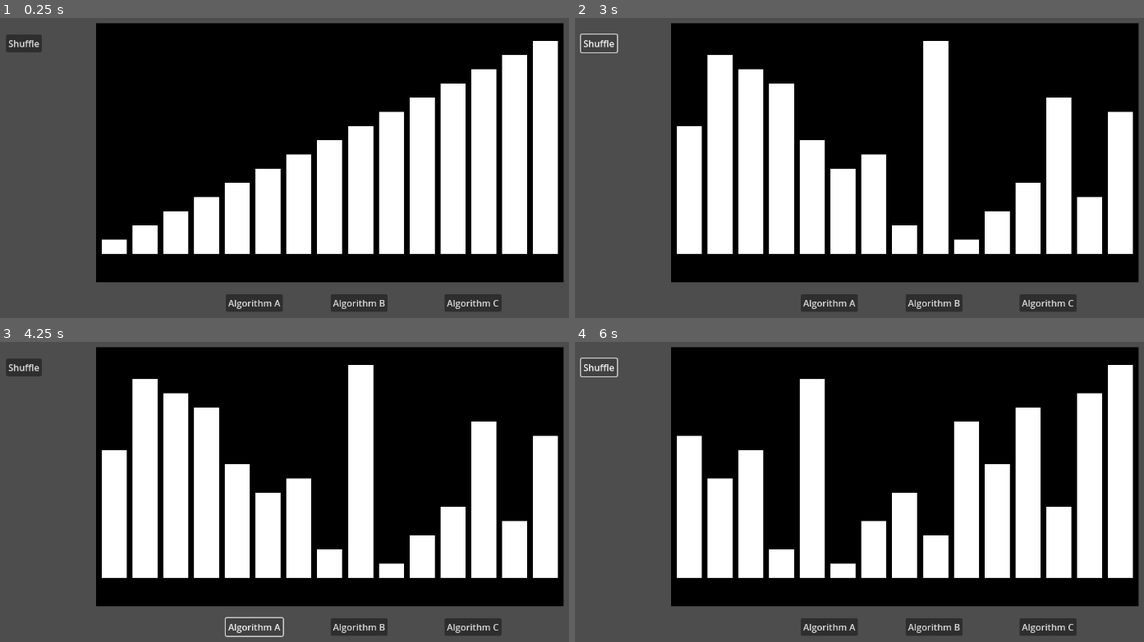
Above: before the commit, frames 1-4 (two rows, left to right).
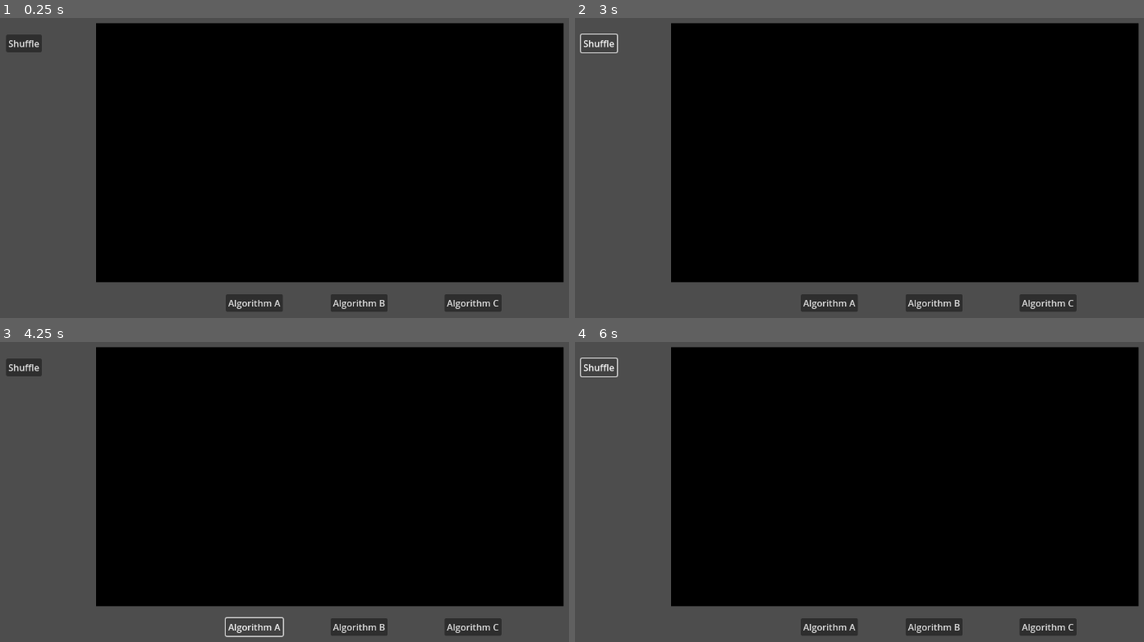
Above: after the commit, the same moments.

Repository: jematson/CS471ChappellChase
Game: Godot game, scene res://scenes/level.tscn
Two runs of this game, one before a commit and one after it. Both use one fixed random seed, a clock stepped at 60 frames per second and the inputs below.
Inputs:
- Up to frame 1 (0.25 s): no input
- Up to frame 2 (3 s): click "Algorithm A" at 0.5 s; click "Algorithm B" at 1.25 s; click "Algorithm C" at 2 s; click "Shuffle" at 2.75 s
- Up to frame 3 (4.25 s): click "Algorithm A" at 3.5 s
- Up to frame 4 (6 s): click "Algorithm B" at 4.25 s; click "Algorithm C" at 5 s; click "Shuffle" at 5.75 s

The runs differ from the first frame. In frame 1, 26% of the frame differs, in the area x 17-99%, y 7-79%; in frame 2, 26%; in frame 3, 26%; in frame 4, 26%.
Error after the commit: Parse Error: Identifier "StairRect" not declared in the current scope. (res://scenes/stair_display.gd:30)

Commit message:
Added interpolation animation to moving stairs and extended ColorRect to StairRect so each stair node can store info about itself that should integrate cleanly with sorting algorithms later

Diff:
--- a/scenes/stair_display.gd
+++ b/scenes/stair_display.gd
@@ -1,11 +1,15 @@
 extends Node2D
+
 
 var num_stairs = 15
 var stair_heights = []
+var stairs = []
+var indices = []
 @onready var background: ColorRect = $BG
 @onready var bg_position = background.position
 @onready var bg_height = background.size[1]
 @onready var bg_width = background.size[0]
+@onready var bottom_floor = bg_position[1] + bg_height - 50
 
 func _ready() -> void:
 	for i in range(num_stairs):
@@ -17,25 +21,34 @@
 func draw_stairs() -> void:
 	var stair_width = (bg_width - (10 * (num_stairs+1))) / num_stairs
 	for i in range(num_stairs):
+
 		var stairx = bg_position[0] + i*(stair_width + 10) + 10
 		var stairh = stair_heights[i]*25
-		var stairy = bg_position[1] + bg_height - 50 - stairh
+		var stairy = bottom_floor - stairh
 
-		var new_node = ColorRect.new()
+		indices.append(Vector3(i,stairx, stairy))
+		var new_node = StairRect.new()
+		new_node.value = i + 1
+		new_node.height = stairh
 		new_node.set_position(Vector2(stairx, stairy))
+		new_node.target_pos = (Vector2(stairx, stairy))
 		new_node.set_size(Vector2(stair_width, stairh))
 		new_node.color = Color.WHITE
 		add_child(new_node)
+		stairs.append(new_node)
 
 
 func shuffle_stairs():
-	var children = get_children()
-	print("Deleting stairs...")
-	if children.size() > 0:
-		for i in range(1,children.size()):
-			var child = children[i]
-			child.queue_free()
+	var new_order = stair_heights.duplicate()
+	new_order.shuffle()
 
-	print("Shuffling stairs...")
-	stair_heights.shuffle()
-	draw_stairs()
+	for target_index in range(num_stairs):
+		var target_value = new_order[target_index]
+
+		for stair in stairs:
+			if stair.value == target_value:
+				var target_x = indices[target_index].y
+				var target_y = bottom_floor - stair.height
+				#var target_y = indices[target_index].z
+				stair.target_pos = Vector2(target_x, target_y)
+				break
